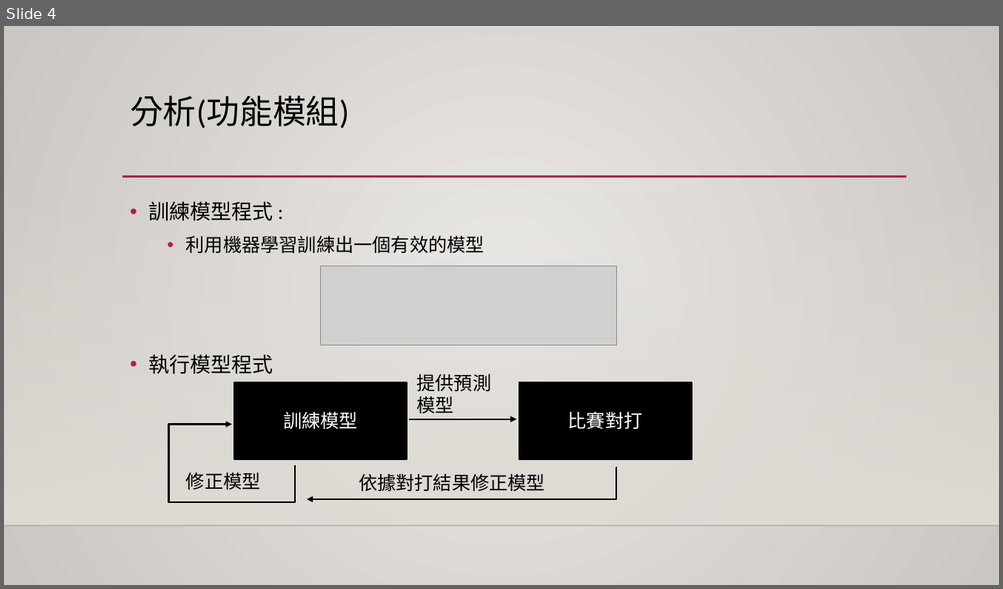
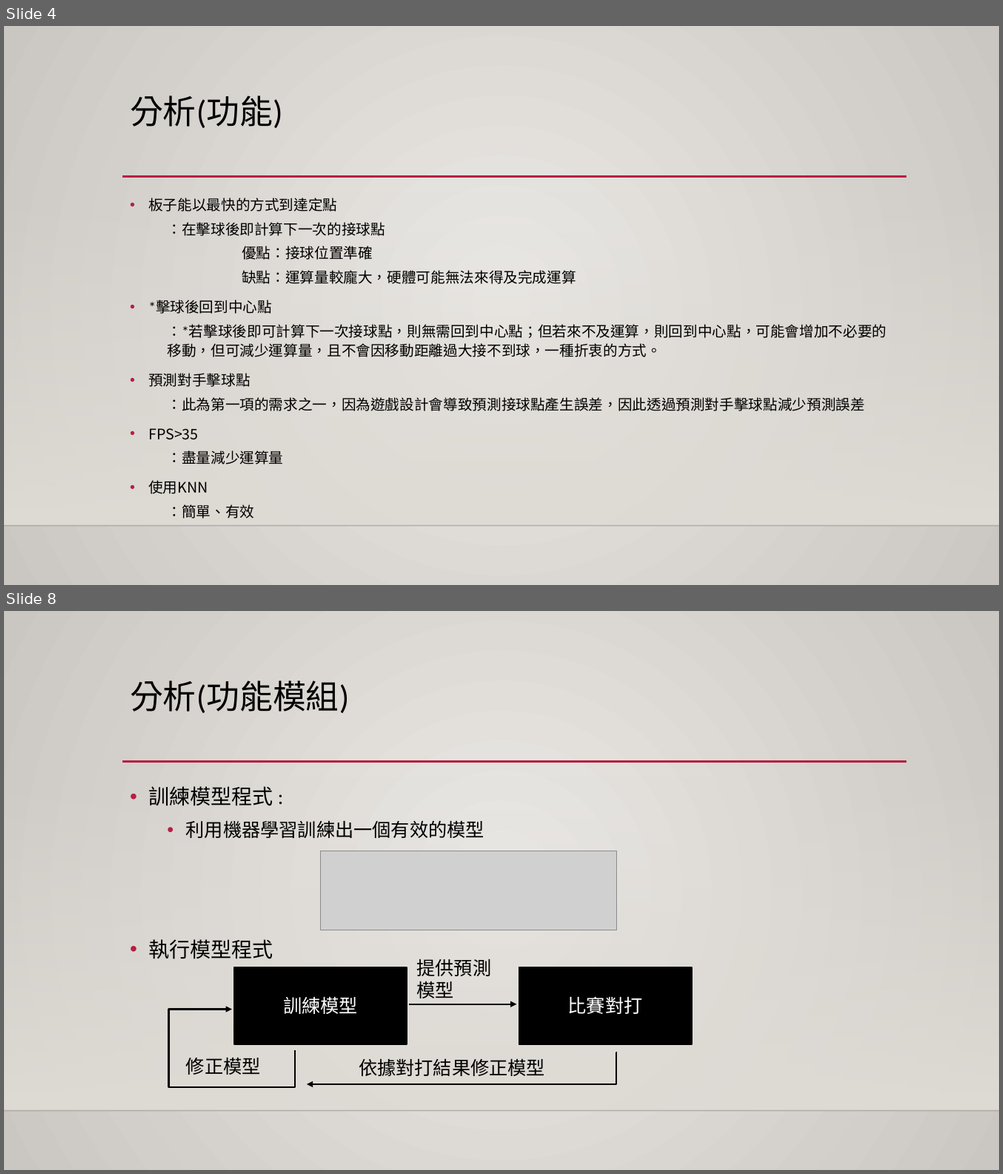
Before and after one commit to mingyang13795/Ping_Pong, a slide deck: 專案管理.pptx. Shown one above the other, each under a label of ours: slide 4 before the commit, slides 4 and 8 after it; the slides between them are not shown. The pictures are 1003x589 and 1003x1174 pixels, drawn with LibreOffice and Linux fonts; fonts in the diff are those of the drawing; grey boxes stand for pictures; background and template pictures are left out. Boxes give left, top, right and bottom in pixels: in the first picture for what was removed or moved away, otherwise in the second. Text is boxed around its words. In the diff, an @@ line names an element or a change of style, - is before the commit and + after.

```diff
--- a/專案管理.pptx
+++ b/專案管理.pptx
@@ slide 4 added at (4,26,999,585), background gradient #ECEAE7 to #CAC7C1; not listed: 3 template elements that a slide beside it also shows @@
@@ title added at (130,96,283,128), 32 pt, text #000000 @@
+分析(功能)
@@ text added at (148,198,886,519), 14 pt, text #000000 @@
+• 板子能以最快的方式到達定點
+  ：在擊球後即計算下一次的接球點
+  優點：接球位置準確
+  缺點：運算量較龐大，硬體可能無法來得及完成運算
+• *擊球後回到中心點
+  ：*若擊球後即可計算下一次接球點，則無需回到中心點；但若來不及運算，則回到中心點，可能會增加不必要的移動，但可減少運算量，且不會因移動距離過大接不到球，一種折衷的方式。
+• 預測對手擊球點
+  ：此為第一項的需求之一，因為遊戲設計會導致預測接球點產生誤差，因此透過預測對手擊球點減少預測誤差
+• FPS>35
+  ：盡量減少運算量
+• 使用KNN
+  ：簡單、有效
@@ what was slide 4 is now slide 8 @@
```
Also in this commit, not shown: 6 slides changed, 3 other slides added, 1 slide removed.
